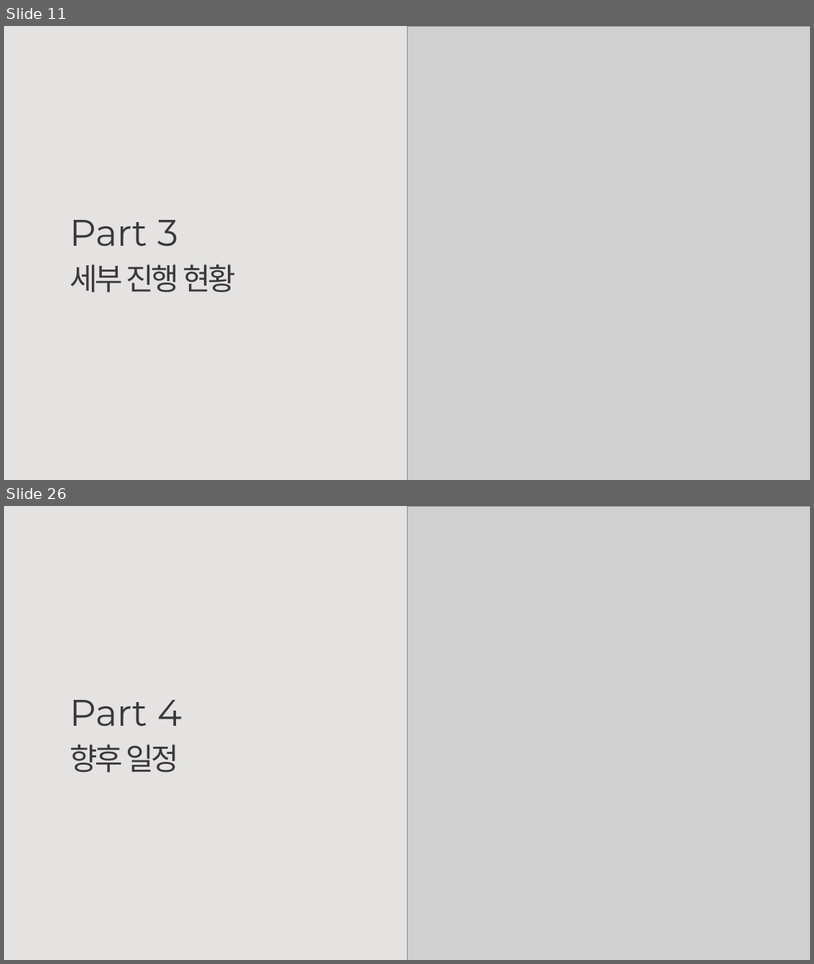
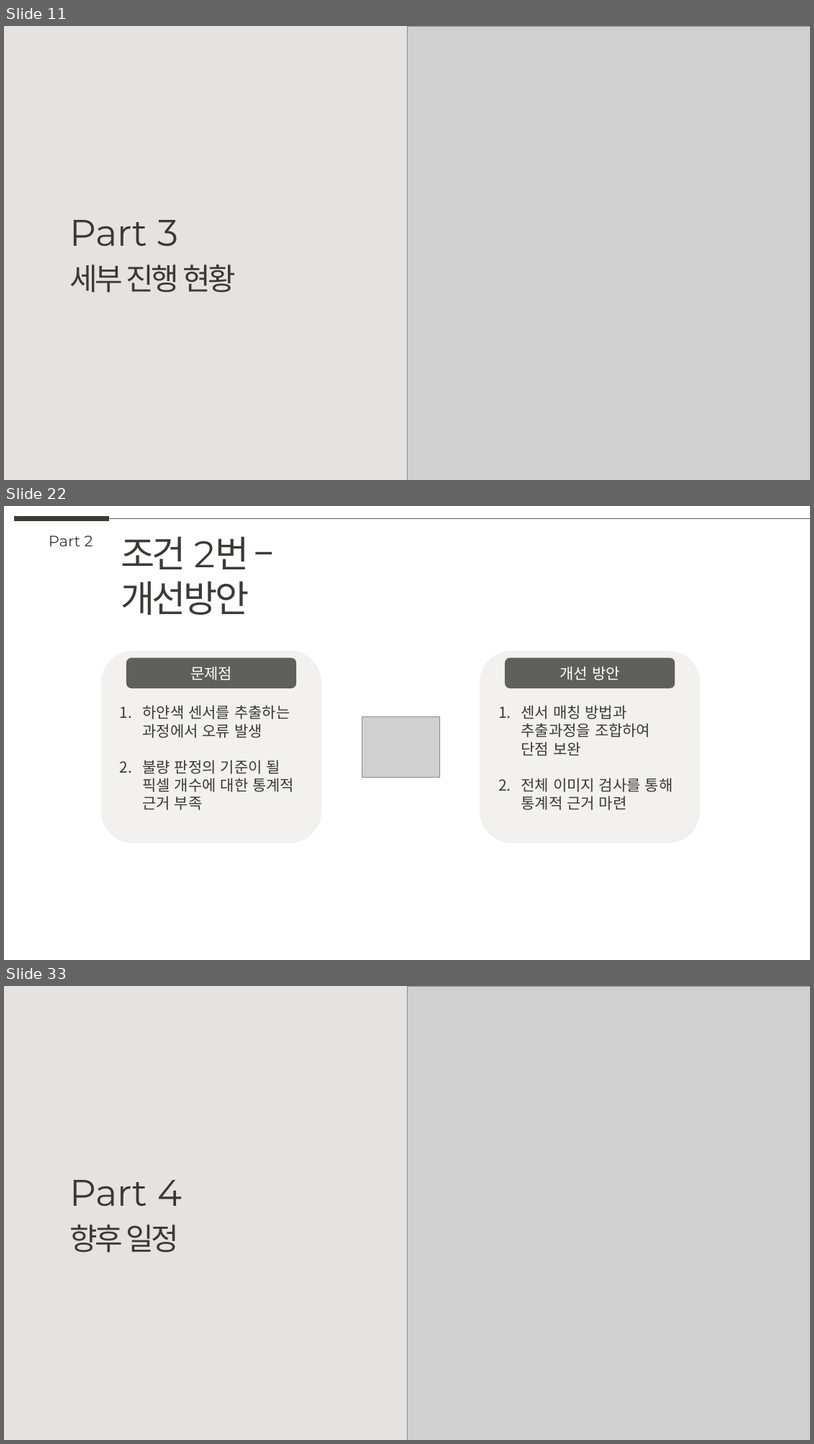
Before and after one commit to knudatascientists/lg-innotek-projects, a slide deck: docs/중간_보고서.pptx. Shown one above the other, each under a label of ours: slides 11 and 26 before the commit, slides 11, 22 and 33 after it; the slides between them are not shown. The pictures are 814x964 and 814x1444 pixels, drawn with LibreOffice and Linux fonts; fonts in the diff are those of the drawing; grey boxes stand for pictures. Boxes give left, top, right and bottom in pixels: in the first picture for what was removed or moved away, otherwise in the second. Text is boxed around its words. In the diff, an @@ line names an element or a change of style, - is before the commit and + after.

```diff
--- a/docs/중간_보고서.pptx
+++ b/docs/중간_보고서.pptx
@@ slide 22 added at (x1=4, y1=506, x2=810, y2=960), background #FFFFFF @@
@@ line added from (14, 519) to (109, 519), #3D3A35 6 pt @@
@@ line added from (109, 519) to (810, 519), #5F5F5D 0.5 pt @@
@@ text added at (x1=49, y1=536, x2=93, y2=546), 18 pt, text #3D3A35 @@
+Part 2
@@ text added at (x1=121, y1=536, x2=249, y2=615), 44 pt, text #3D3A35 @@
+조건 2번 – 개선방안
@@ rounded rectangle added at (x1=101, y1=651, x2=322, y2=843), fill #F2F1EF @@
@@ rounded rectangle added at (x1=480, y1=651, x2=701, y2=843), fill #F2F1EF @@
@@ rounded rectangle added at (x1=126, y1=658, x2=296, y2=688), fill #5F5F5D, 18 pt, text #FFFFFF @@
+문제점
@@ rounded rectangle added at (x1=506, y1=658, x2=676, y2=688), fill #5F5F5D, 18 pt, text #FFFFFF @@
+개선 방안
@@ text added at (x1=142, y1=705, x2=294, y2=810), 18 pt, text #3A3838 @@
+1. 하얀색 센서를 추출하는 과정에서 오류 발생
+2. 불량 판정의 기준이 될
+   픽셀 개수에 대한 통계적
+   근거 부족
@@ picture added at (x1=362, y1=716, x2=440, y2=777) @@
@@ text added at (x1=522, y1=705, x2=674, y2=810), 18 pt, text #3A3838 @@
+1. 센서 매칭 방법과 추출과정을 조합하여 단점 보완
+2. 전체 이미지 검사를 통해
+   통계적 근거 마련
@@ what was slide 26 is now slide 33 @@
```
Also in this commit, not shown: 20 slides changed, 12 other slides added, 1 slide removed, 18 other files.
